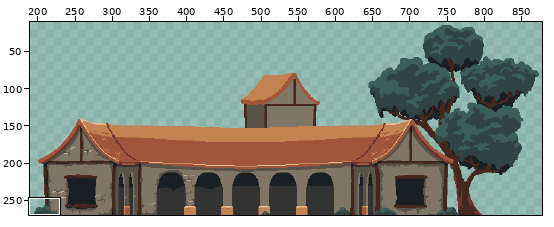
A pixel-art file gets an edit: Assets/Artwork/Buildings/BarracksOutside.aseprite. The picture above shows the old version from afar; the outline marks the close-up.
Close-up. As it was:
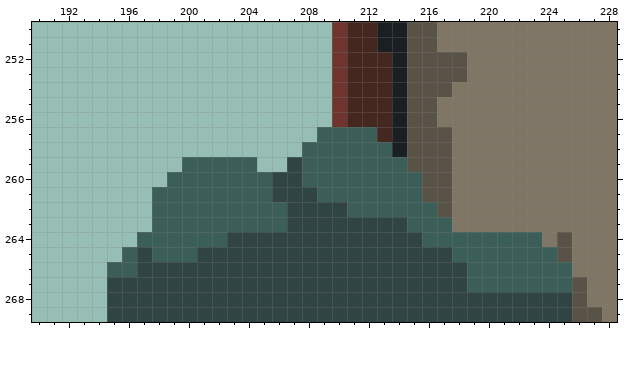
960x270 pixels, 1 frame. Shown: x 190..228, y 250..269. The wide view leaves out empty margins. The commit also changed other parts of the picture, which this record leaves out.
After:
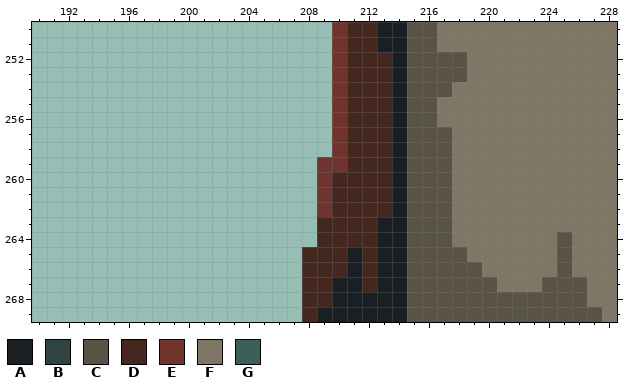
Palette (. is transparent): A #191f22  B #2f4443  C #595246  D #44271f  E #6f342d  F #807665  G #3b5e58
What changed:
layer "Addons" now hidden
@@ x 190..228 @@
 256 ....................EDDDACCFFFFFFFFFFFF
-257 ...................GGGGDACCCFFFFFFFFFFF
-258 ..................GGGGGGACCCFFFFFFFFFFF
-259 ..........GGGGG..BGGGGGGGCCCFFFFFFFFFFF
-260 .........GGGGGGGBBGGGGGGGGCCFFFFFFFFFFF
-261 ........GGGGGGGGBBBGGGGGGGCCFFFFFFFFFFF
-262 ........GGGGGGGGGBBBBGGGGGGCFFFFFFFFFFF
-263 ........GGGGGGGGGBBBBBBBBGGGFFFFFFFFFFF
-264 .......GGGGGGBBBBBBBBBBBBBGGGGGGGGFCFFF
-265 ......GBGGGBBBBBBBBBBBBBBBBBGGGGGGGCFFF
-266 .....GGBBBBBBBBBBBBBBBBBBBBBBGGGGGGGFFF
-267 .....BBBBBBBBBBBBBBBBBBBBBBBBGGGGGGGCFF
-268 .....BBBBBBBBBBBBBBBBBBBBBBBBBBBBBBBCFF
-269 .....BBBBBBBBBBBBBBBBBBBBBBBBBBBBBBBCCF
+257 ....................EDDDACCCFFFFFFFFFFF
+258 ....................EDDDACCCFFFFFFFFFFF
+259 ...................EEDDDACCCFFFFFFFFFFF
+260 ...................EDDDDACCCFFFFFFFFFFF
+261 ...................EDDDDACCCFFFFFFFFFFF
+262 ...................EDDDDACCCFFFFFFFFFFF
+263 ...................DDDDAACCCFFFFFFFFFFF
+264 ...................DDDDAACCCFFFFFFFCFFF
+265 ..................DDDADAACCCCFFFFFFCFFF
+266 ..................DDDADAACCCCCFFFFFCFFF
+267 ..................DDAADAACCCCCCFFFCCCFF
+268 ..................DDAAAAACCCCCCCCCCCCFF
+269 ..................DAAAAAACCCCCCCCCCCCCF
Pixel boxes of the changes (left, top, right, bottom) in both close-ups:
changed: (107, 127, 572, 322)
